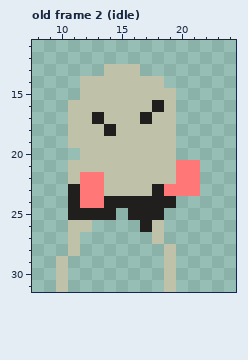
Two versions of one pixel-art file, res/img/enemy.aseprite. This is how it looked before the edit.
32x32 pixels, 10 frames. Shown: old frame 2 (idle): x 8..24, y 11..31.
The same view after the edit:
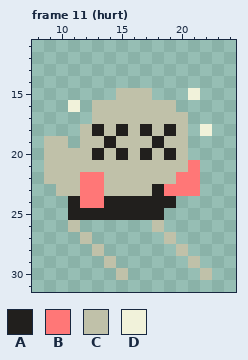
Palette (. is transparent): A #211f1d  B #ff7777  C #c0c1a9  D #f1f2da
A new or re-ordered frame is compared with the old frame closest to it.
Difference:
frames 10 -> 11
--- frame 11 (hurt) is new; against old frame 2 (idle), layer "Layer 2"
@@ x 8..24 @@
 12 .................
-13 ......CCC........
-14 ....CCCCCCC......
-15 ....CCCCCCCC.....
-16 ...CCCCCCCAC.....
-17 ...CCACCCACC.....
-18 ...CCCACCCCC.....
-19 ...CCCCCCCCC.....
-20 ....CCCCCCCC.....
-21 ...CCCCCCCCCBB...
-22 ...CBBCCCCCCBB...
-23 ...ABBCCCCABBB...
+13 .................
+14 .................
+15 .......CCC...D...
+16 ...D.CCCCCCC.....
+17 .....CCCCCCCC....
+18 ....CACACACAC.D..
+19 .CC.CCACCCACC....
+20 .CCCCACACACAC....
+21 .CCCCCCCCCCCCB...
+22 .CCCBBCCCCCCBB...
+23 ..CCBBCCCCABBB...
 24 ...ABBAAAAAA.....
-25 ...AAAA.AAA......
-26 ...CC....AC......
-27 ...C......C......
-28 ...C.......C.....
-29 ..C........C.....
-30 ..C........C.....
-31 ..C........C.....
+25 ...AAAAAAAA......
+26 ...C......C......
+27 ....C......C.....
+28 .....C......C....
+29 ......C......C...
+30 .......C......C..
+31 .................
